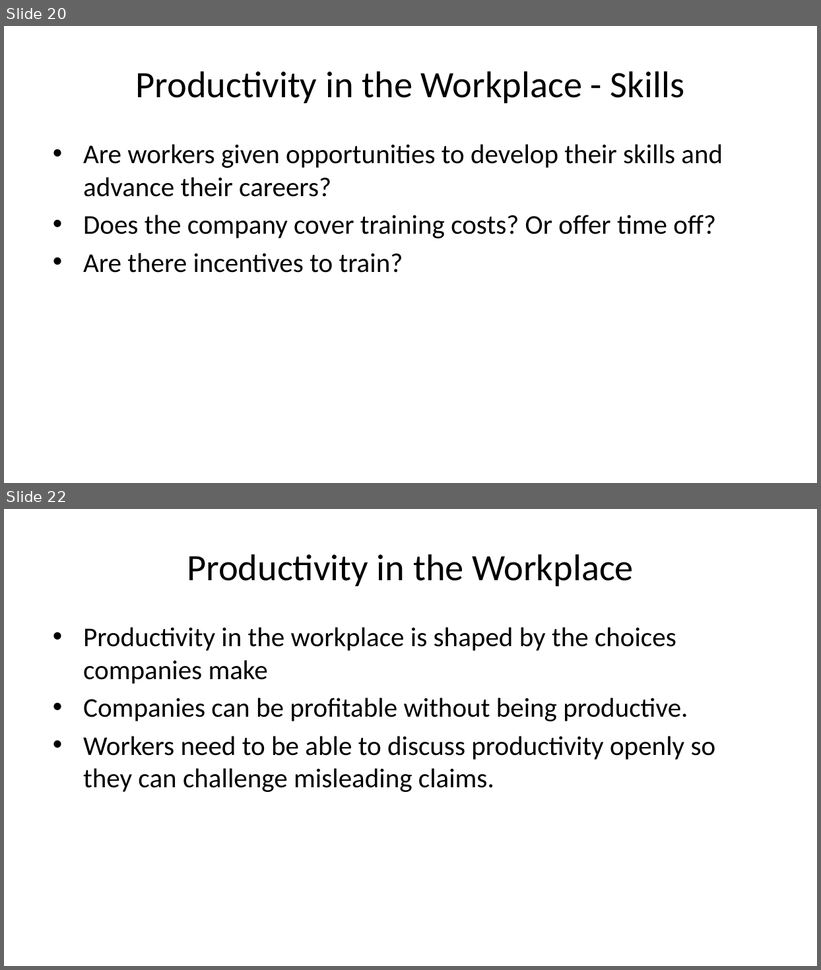
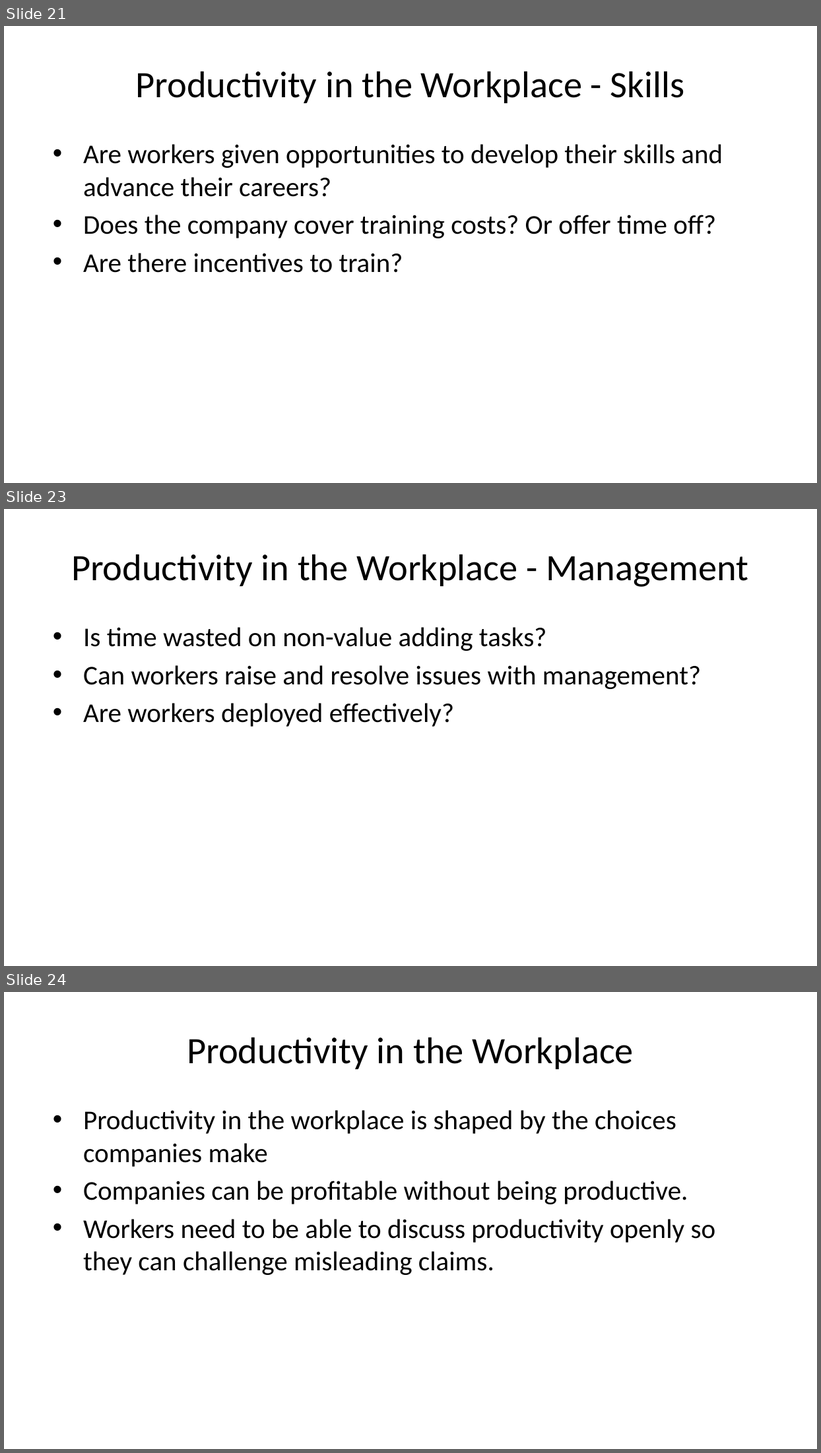
Before and after one commit to amwu-nrc/economics-presentations, a slide deck: organiser-education-productivity.pptx. Shown one above the other, each under a label of ours: slides 20 and 22 before the commit, slides 21, 23 and 24 after it; the slides between them are not shown. The pictures are 821x970 and 821x1453 pixels, drawn with LibreOffice and Linux fonts; fonts in the diff are those of the drawing. Boxes give left, top, right and bottom in pixels: in the first picture for what was removed or moved away, otherwise in the second. Text is boxed around its words. In the diff, an @@ line names an element or a change of style, - is before the commit and + after.

```diff
--- a/organiser-education-productivity.pptx
+++ b/organiser-education-productivity.pptx
@@ slide 23 added at <box>4,509,817,966</box>, background #FFFFFF @@
@@ title added at <box>71,554,749,587</box>, 33 pt, text #000000 @@
+Productivity in the Workplace - Management
@@ text added at <box>83,627,701,727</box>, 24 pt, text #000000 @@
+• Is time wasted on non-value adding tasks?
+• Can workers raise and resolve issues with management?
+• Are workers deployed effectively?
@@ what was slide 20 is now slide 21 @@
@@ what was slide 22 is now slide 24 @@
```
Also in this commit, not shown: 6 slides changed, 1 other slide added, 18 other files.
